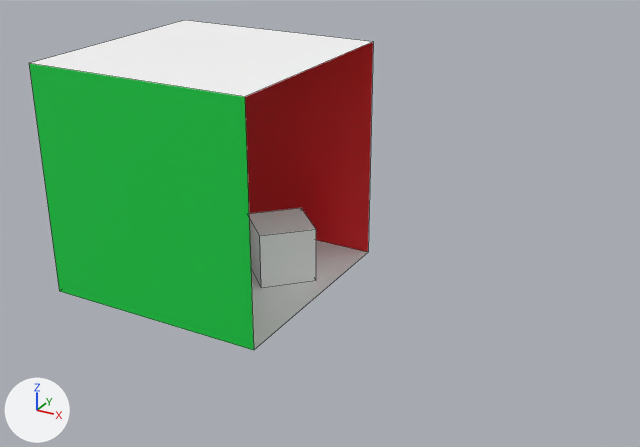
One commit to the Blender file XEngineditor/models/cornell_box/cornell_box.blend: the scene before it, then after it.
Before and after are seen from a camera (50 mm lens) standing at (13.08, -23.56, 14.52) and looking at (0.32, -0.36, 2.92). The lights are fixed; the arrows at lower left show +X, +Y and +Z. The picture after the commit comes second. Mesh edges are drawn as thin lines.
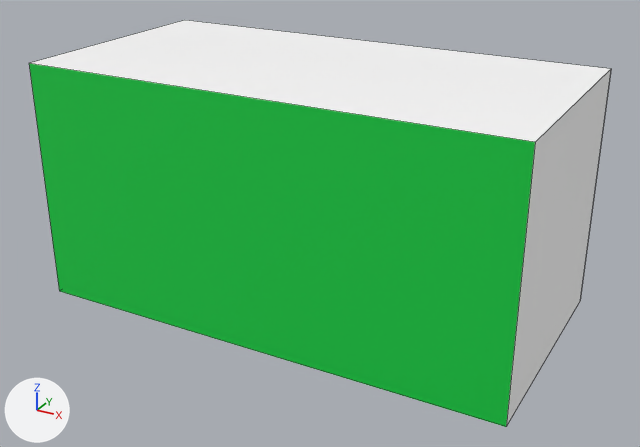
What differs and where, as boxes (x1, y1, x2, y2) in the pictures (640 x 447 px):
'Cube', reshaped, moved, rescaled (69% wider, 23% taller)
    before: (29, 20, 373, 350)
    after: (29, 20, 611, 427)
part 1 of me_cube, added
    after: (506, 69, 611, 426)
'Cube.002', unchanged, covered by the edit
    before: (249, 208, 316, 288)

Patch to the scene script:
```diff
--- a/XEngineditor/models/cornell_box/cornell_box.blend.py
+++ b/XEngineditor/models/cornell_box/cornell_box.blend.py
@@ me_cube @@
 # used by ob_cube; location = (-4.0, 0.0, 4.0); scale = (4.0, 4.0, 4.0)
 # verts and faces of me_cube; kept vertices keep their numbers, new ones are numbered from 8
 # before: 0 (1.0, 1.0, 1.0) at pixel (373, 41), 1 (1.0, 1.0, -1.0) at pixel (368, 252), 2 (1.0, -1.0, 1.0) at pixel (244, 96), 3 (1.0, -1.0, -1.0) at pixel (253, 350)
-me_cube.from_pydata(...)  # 8 vertices, 5 faces; spans x -1.0..1.0, y -1.0..1.0, z -1.0..1.0
+me_cube.from_pydata(...)  # 16 vertices, 10 faces; spans x -1.0..1.0, y -1.0..1.0, z -1.0..1.0
+# me_cube part 1
+for new, old in zip([*range(8, 15)], [0, 0, 1, 1, 2, 3, 3]): verts[new] = verts[old] + (0.0, 0.0, 0.0)
+verts[15] = (1.0, 1.0, 1.0)  # pixel (611, 68)
+faces += [(2, 3, 13, 12), (0, 8, 10, 1), (1, 11, 14, 3), (0, 9, 15, 8), (11, 15, 12, 14)]
 me_cube.materials.append(mat_basetexture)
@@ ob_cube @@
 ob_cube = bpy.data.objects.new('Cube', me_cube)
-ob_cube.location = (-4.0, 0.0, 4.0)
-ob_cube.scale = (4.0, 4.0, 4.0)
+ob_cube.location = (0.0, 0.0, 4.0)
+ob_cube.scale = (8.0, 4.0, 4.0)
```
